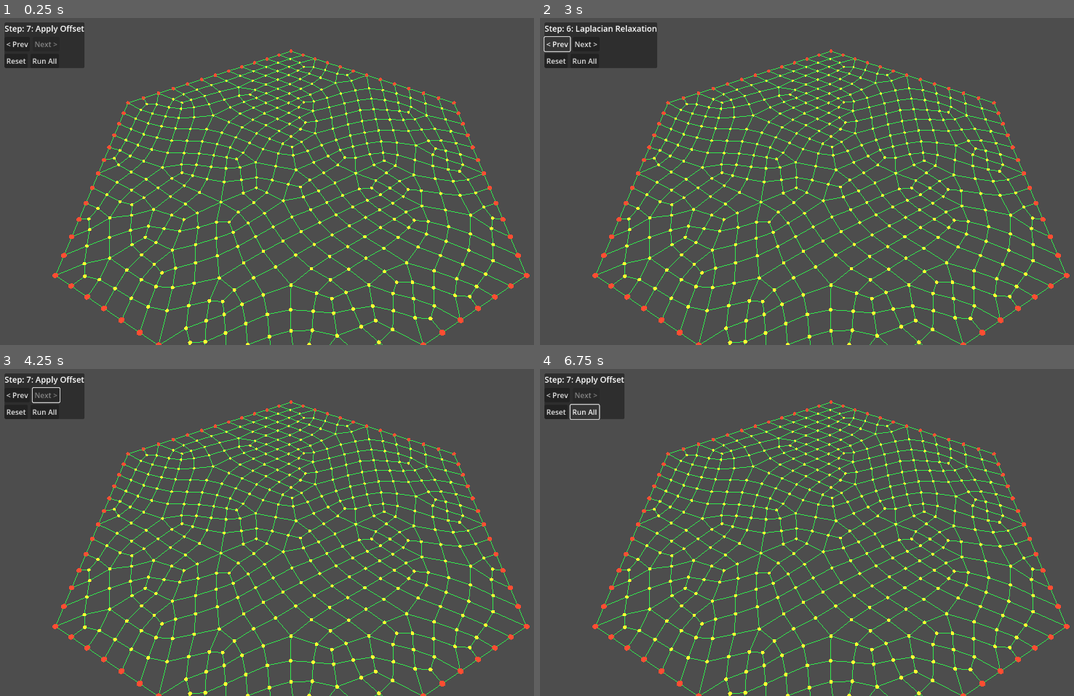
Above: before the commit, frames 1-4 (two rows, left to right).
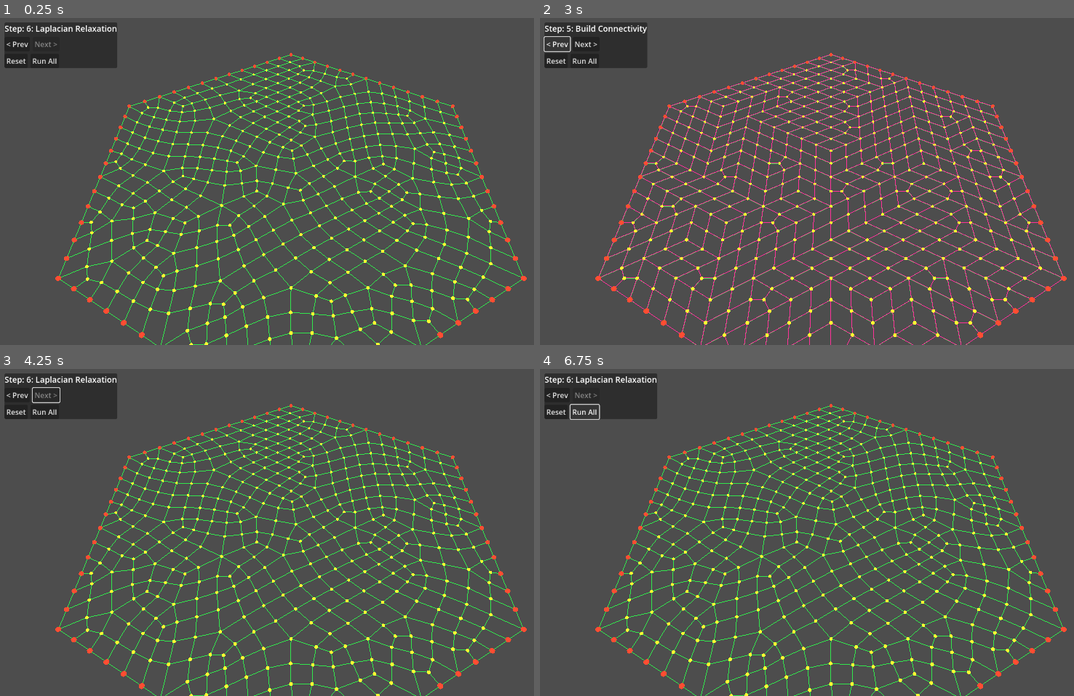
Above: after the commit, the same moments.

Repository: lucasbiancogs/map_generation
Game: Godot game, scene res://scenes/main.tscn
Two runs of this game, one before a commit and one after it. Both use one fixed random seed, a clock stepped at 60 frames per second and the inputs below.
Inputs:
- Up to frame 1 (0.25 s): no input
- Up to frame 2 (3 s): click "< Prev" at 0.5 s; click "Next >" at 1.25 s; click "Run All" at 2 s; click "< Prev" at 2.75 s
- Up to frame 3 (4.25 s): click "Next >" at 3.5 s
- Up to frame 4 (6.75 s): click "Run All" at 4.25 s; click "< Prev" at 5 s; click "Next >" at 5.75 s; click "Run All" at 6.5 s

The runs differ from the first frame. In frame 1, 13% of the frame differs, in the area x 4-100%, y 1-100%; in frame 2, 14%, in the area x 5-100%, y 1-100%; in frame 3, 13%; in frame 4, 13%.

Commit message:
Add camera pan/zoom and remove Step 7 (apply offset)
Camera supports click-drag panning on the grid plane and scroll wheel
zoom. Removed Step 7 and patch_offset export since the multi-patch
system was dropped. Pipeline is now 6 steps.

Diff:
--- a/scenes/main.tscn
+++ b/scenes/main.tscn
@@ -1,13 +1,15 @@
-[gd_scene load_steps=3 format=3 uid="uid://bep2n5mln624u"]
+[gd_scene load_steps=4 format=3 uid="uid://bep2n5mln624u"]
 
 [ext_resource type="Script" uid="uid://bwa7743dqiob1" path="res://scripts/organic_grid.gd" id="1_o5qli"]
-[ext_resource type="Script" path="res://scripts/step_controller.gd" id="2_step_ctrl"]
+[ext_resource type="Script" uid="uid://kyknpmdof72h" path="res://scripts/step_controller.gd" id="2_step_ctrl"]
+[ext_resource type="Script" uid="uid://bvxda7p4j5qsv" path="res://scripts/camera_controller.gd" id="3_camera"]
 
 [node name="Main" type="Node3D"]
 
 [node name="Camera3D" type="Camera3D" parent="."]
 transform = Transform3D(1, 0, 0, 0, 0.645764, 0.763537, 0, -0.763537, 0.645764, 0, 8, 7.04821)
 fov = 45.0
+script = ExtResource("3_camera")
 
 [node name="DirectionalLight3D" type="DirectionalLight3D" parent="."]
 transform = Transform3D(1, 0, 0, 0, 0.866025, 0.5, 0, -0.5, 0.866025, 0, 10, 0)
--- /dev/null
+++ b/scripts/camera_controller.gd
@@ -0,0 +1,59 @@
+class_name CameraController
+extends Camera3D
+
+## How fast the camera pans relative to mouse movement.
+@export var pan_speed: float = 0.01
+## Zoom speed per scroll step.
+@export var zoom_speed: float = 0.5
+## Minimum and maximum distance from the look-at point.
+@export var min_distance: float = 2.0
+@export var max_distance: float = 30.0
+
+var _dragging: bool = false
+var _look_at_point: Vector3 = Vector3.ZERO
+var _distance: float
+var _camera_direction: Vector3
+
+
+func _ready() -> void:
+	# Derive initial state from current transform.
+	_camera_direction = -basis.z.normalized()
+	_distance = global_position.length()
+	_look_at_point = global_position + _camera_direction * _distance
+	# Snap look_at to the ground plane (y=0).
+	_look_at_point.y = 0.0
+	_update_transform()
+
+
+func _unhandled_input(event: InputEvent) -> void:
+	if event is InputEventMouseButton:
+		var mb := event as InputEventMouseButton
+		if mb.button_index == MOUSE_BUTTON_MIDDLE or mb.button_index == MOUSE_BUTTON_LEFT:
+			_dragging = mb.pressed
+		elif mb.button_index == MOUSE_BUTTON_WHEEL_UP and mb.pressed:
+			_distance = maxf(_distance - zoom_speed, min_distance)
+			_update_transform()
+		elif mb.button_index == MOUSE_BUTTON_WHEEL_DOWN and mb.pressed:
+			_distance = minf(_distance + zoom_speed, max_distance)
+			_update_transform()
+
+	elif event is InputEventMouseMotion and _dragging:
+		var motion := event as InputEventMouseMotion
+		# Pan on the ground plane (XZ) using camera's local right and forward projected to XZ.
+		var right := basis.x.normalized()
+		var forward := basis.z.normalized()
+		# Project to XZ plane.
+		right.y = 0.0
+		right = right.normalized()
+		forward.y = 0.0
+		forward = forward.normalized()
+
+		var delta: Vector2 = motion.relative
+		_look_at_point -= right * delta.x * pan_speed * _distance * 0.1
+		_look_at_point -= forward * delta.y * pan_speed * _distance * 0.1
+		_update_transform()
+
+
+func _update_transform() -> void:
+	global_position = _look_at_point - _camera_direction * _distance
+	look_at(_look_at_point, Vector3.UP)
--- a/scripts/organic_grid.gd
+++ b/scripts/organic_grid.gd
@@ -9,8 +9,6 @@
 @export var randomization_seed: int = 0
 ## Relaxation iterations (Laplacian smoothing passes).
 @export_range(0, 200) var relaxation_iterations: int = 3
-## World-space offset applied to the patch (used for multi-patch positioning).
-@export var patch_offset: Vector3 = Vector3.ZERO
 
 ## Generated grid points (position + outer edge flag).
 var points: Array[Vector3] = []
@@ -35,9 +33,8 @@
 	"4: Subdivide",
 	"5: Build Connectivity",
 	"6: Laplacian Relaxation",
-	"7: Apply Offset",
 ]
-const TOTAL_STEPS: int = 7
+const TOTAL_STEPS: int = 6
 
 
 func _ready() -> void:
@@ -78,7 +75,6 @@
 		4: subdivide_grid()
 		5: build_connectivity()
 		6: apply_relaxation()
-		7: apply_offset()
 
 
 func _visualize_step(step: int) -> void:
@@ -96,7 +92,7 @@
 		5:
 			_visualize_subdivided()
 			_visualize_connectivity()
-		6, 7:
+		6:
 			_visualize_subdivided()
 
 
@@ -462,21 +458,6 @@
 
 
 # ===========================================================================
-# Step 7 — Apply world offset
-# ===========================================================================
-
-func apply_offset() -> void:
-	if patch_offset == Vector3.ZERO:
-		return
-
-	for i in range(points.size()):
-		points[i] += patch_offset
-
-	for i in range(subdivided_points.size()):
-		subdivided_points[i] += patch_offset
-
-
-# ===========================================================================
 # Visualization — draw grid as wireframe + point markers
 # ===========================================================================
 
Not shown, changed: IMPLEMENTATION.md
